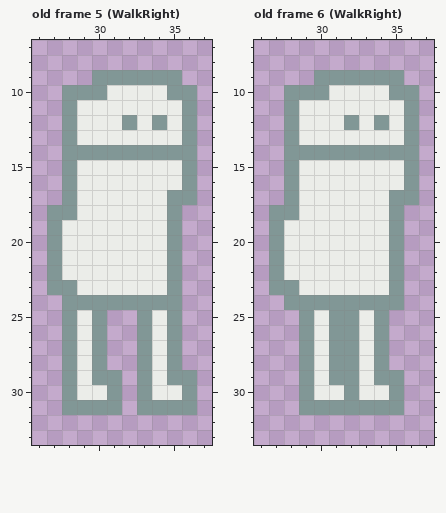
Two versions of one pixel-art file, ProjectLoot/Content/Entities/Player/Character.aseprite. Above, as it was before the edit.
32x64 pixels, 6 frames. Shown: old frame 5 (WalkRight): x 26..37, y 7..33; old frame 6 (WalkRight): x 26..37, y 7..33. The old version is drawn lined up with the new one, on the new canvas. The commit also changed other frames, which this record leaves out.
After:
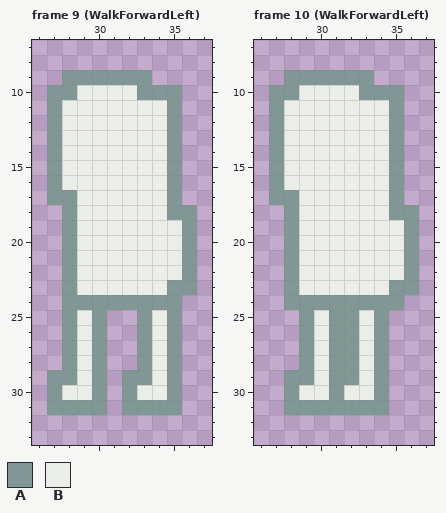
Palette (. is transparent): A #819796  B #ebede9
A new or re-ordered frame is compared with the old frame closest to it.
Difference:
canvas 32x64 -> 64x64, the old top-left corner now at 16,0
frames 6 -> 13
--- frame 9 (WalkForwardLeft) is new; against old frame 5 (WalkRight)
@@ x 26..37 @@
  8 ............
- 9 ....AAAAAA..
-10 ..AAABBBBAA.
-11 ..ABBBBBBBA.
-12 ..ABBBABABA.
-13 ..ABBBBBBBA.
-14 ..AAAAAAAAA.
-15 ..ABBBBBBBA.
-16 ..ABBBBBBBA.
-17 ..ABBBBBBAA.
-18 .AABBBBBBA..
-19 .ABBBBBBBA..
-20 .ABBBBBBBA..
-21 .ABBBBBBBA..
-22 .ABBBBBBBA..
-23 .AABBBBBBA..
+ 9 ..AAAAAA....
+10 .AABBBBAAA..
+11 .ABBBBBBBA..
+12 .ABBBBBBBA..
+13 .ABBBBBBBA..
+14 .ABBBBBBBA..
+15 .ABBBBBBBA..
+16 .ABBBBBBBA..
+17 .AABBBBBBA..
+18 ..ABBBBBBAA.
+19 ..ABBBBBBBA.
+20 ..ABBBBBBBA.
+21 ..ABBBBBBBA.
+22 ..ABBBBBBBA.
+23 ..ABBBBBBAA.
 24 ..AAAAAAAA..
@@ x 26..37 @@
 28 ..ABA..ABA..
-29 ..ABAA.ABAA.
-30 ..ABBA.ABBA.
-31 ..AAAA.AAAA.
+29 .AABA.AABA..
+30 .ABBA.ABBA..
+31 .AAAA.AAAA..
 32 ............
--- frame 10 (WalkForwardLeft) is new; against old frame 6 (WalkRight)
@@ x 26..37 @@
  8 ............
- 9 ....AAAAAA..
-10 ..AAABBBBAA.
-11 ..ABBBBBBBA.
-12 ..ABBBABABA.
-13 ..ABBBBBBBA.
-14 ..AAAAAAAAA.
-15 ..ABBBBBBBA.
-16 ..ABBBBBBBA.
-17 ..ABBBBBBAA.
-18 .AABBBBBBA..
-19 .ABBBBBBBA..
-20 .ABBBBBBBA..
-21 .ABBBBBBBA..
-22 .ABBBBBBBA..
-23 .AABBBBBBA..
+ 9 ..AAAAAA....
+10 .AABBBBAAA..
+11 .ABBBBBBBA..
+12 .ABBBBBBBA..
+13 .ABBBBBBBA..
+14 .ABBBBBBBA..
+15 .ABBBBBBBA..
+16 .ABBBBBBBA..
+17 .AABBBBBBA..
+18 ..ABBBBBBAA.
+19 ..ABBBBBBBA.
+20 ..ABBBBBBBA.
+21 ..ABBBBBBBA.
+22 ..ABBBBBBBA.
+23 ..ABBBBBBAA.
 24 ..AAAAAAAA..
@@ x 26..37 @@
 28 ...ABAABA...
-29 ...ABAABAA..
-30 ...ABBABBA..
-31 ...AAAAAAA..
+29 ..AABAABA...
+30 ..ABBABBA...
+31 ..AAAAAAA...
 32 ............
Changed places in both pictures, as pixel boxes (x1, y1, x2, y2):
changed: (47, 70, 197, 295)
changed: (47, 370, 197, 415)
changed: (269, 70, 419, 295)
changed: (284, 370, 404, 415)
